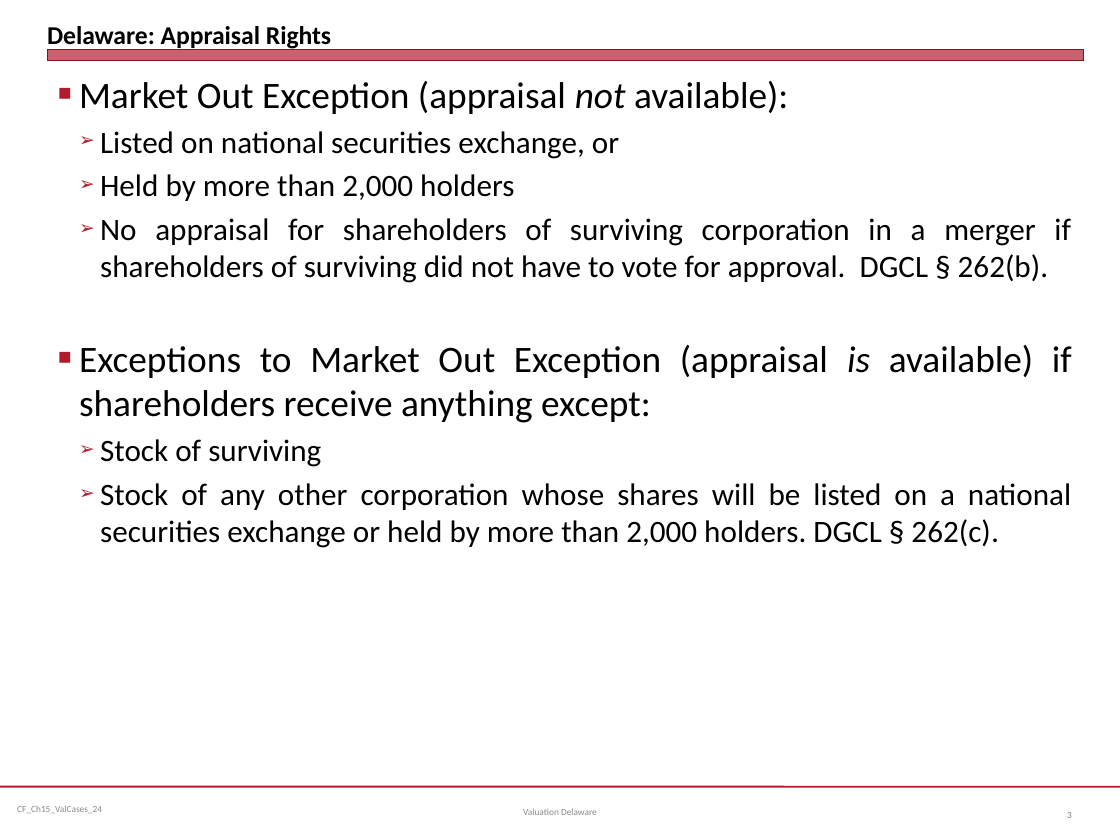
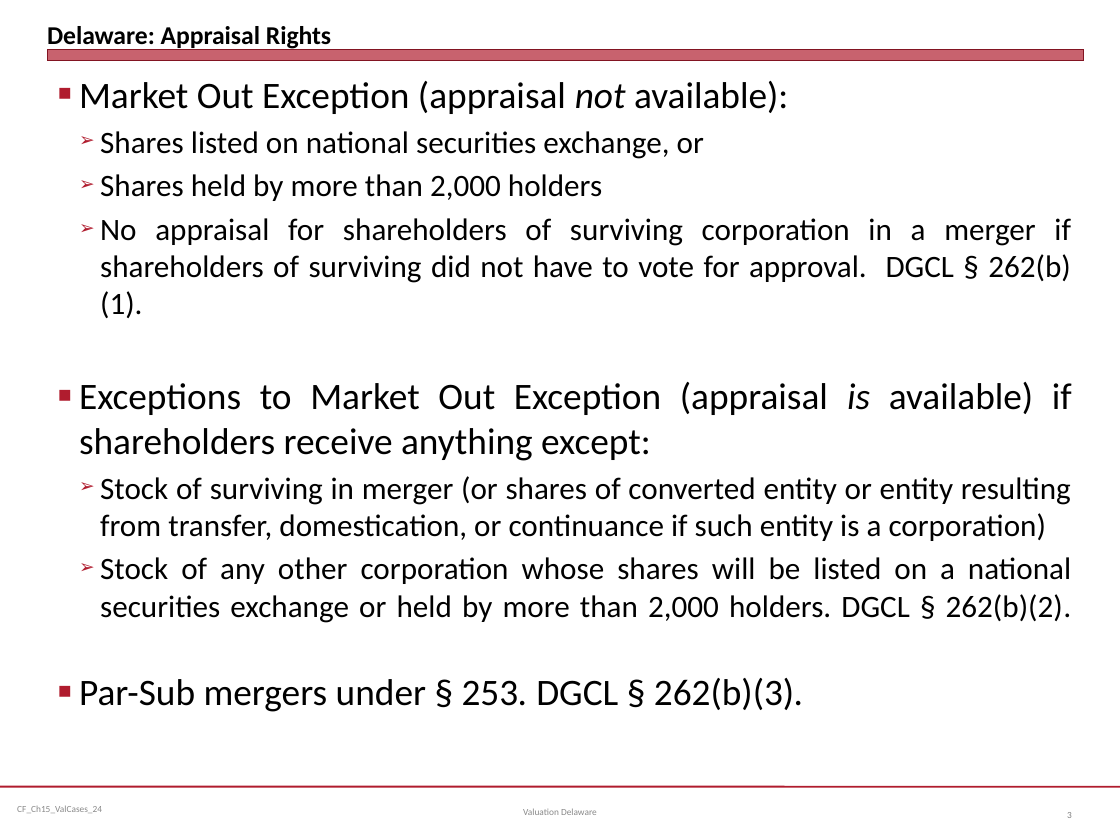
Before and after one commit to jmc877/Corporate-Finance, a slide deck: slide 3 of slides/CF_Ch15_ValCases_24.pptx. Drawn at 1120x840 pixels with LibreOffice and Linux fonts; fonts in the diff are those of the drawing. Boxes give left, top, right and bottom in pixels: in the first picture for what was removed or moved away, otherwise in the second. Text is boxed around its words. In the diff, an @@ line names an element or a change of style, - is before the commit and + after.

```diff
--- a/slides/CF_Ch15_ValCases_24.pptx
+++ b/slides/CF_Ch15_ValCases_24.pptx
@@ text at box(100, 131, 1071, 318): text changed @@
-  ➢ Listed on national securities exchange, or
-  ➢ Held by more than 2,000 holders
-  ➢ No appraisal for shareholders of surviving corporation in a merger if shareholders of surviving did not have to vote for approval. DGCL § 262(b).
+  ➢ Shares listed on national securities exchange, or
+  ➢ Shares held by more than 2,000 holders
+  ➢ No appraisal for shareholders of surviving corporation in a merger if shareholders of surviving did not have to vote for approval. DGCL § 262(b)(1).
@@ text at box(79, 476, 1072, 712): text changed @@
-  ➢ Stock of surviving
-  ➢ Stock of any other corporation whose shares will be listed on a national securities exchange or held by more than 2,000 holders. DGCL § 262(c).
+  ➢ Stock of surviving in merger (or shares of converted entity or entity resulting from transfer, domestication, or continuance if such entity is a corporation)
+  ➢ Stock of any other corporation whose shares will be listed on a national securities exchange or held by more than 2,000 holders. DGCL § 262(b)(2).
+■ Par-Sub mergers under § 253. DGCL § 262(b)(3).
```
Also in this commit, not shown: 7 other slides changed, 3 slides added, 3 slides removed.
